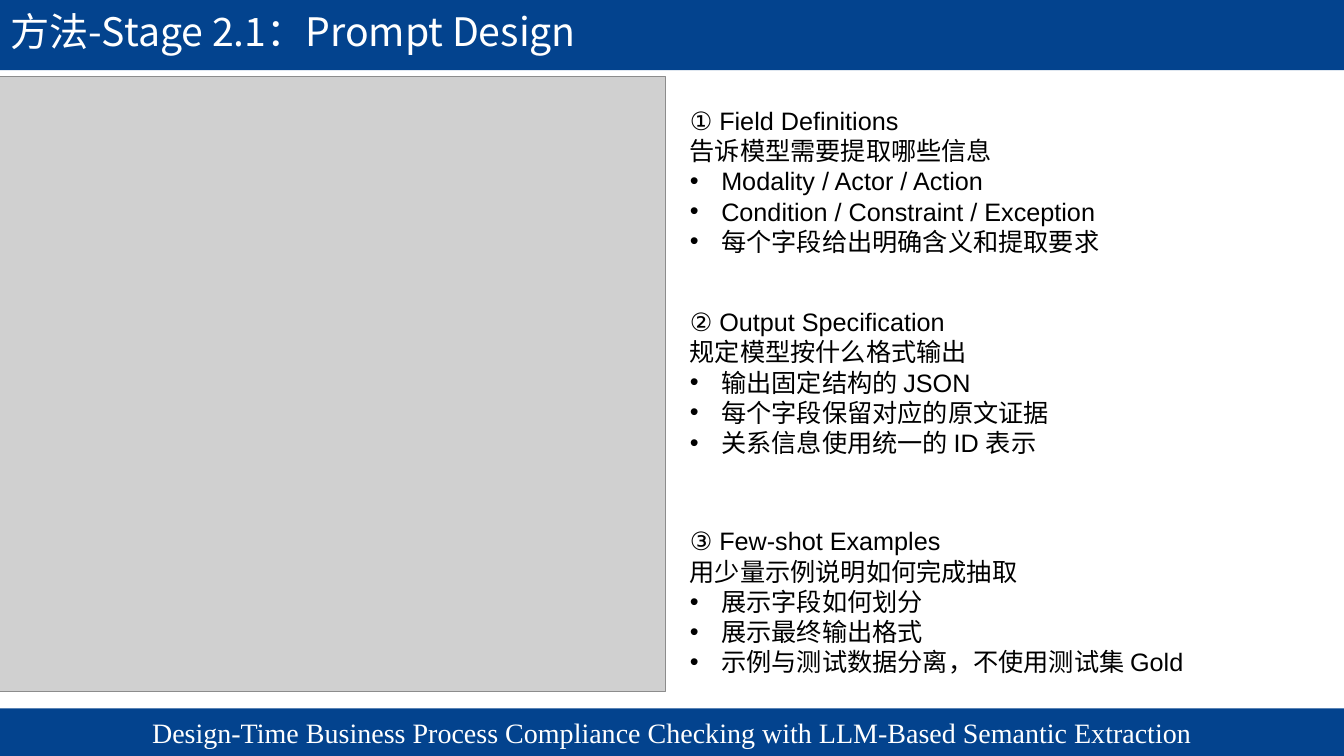
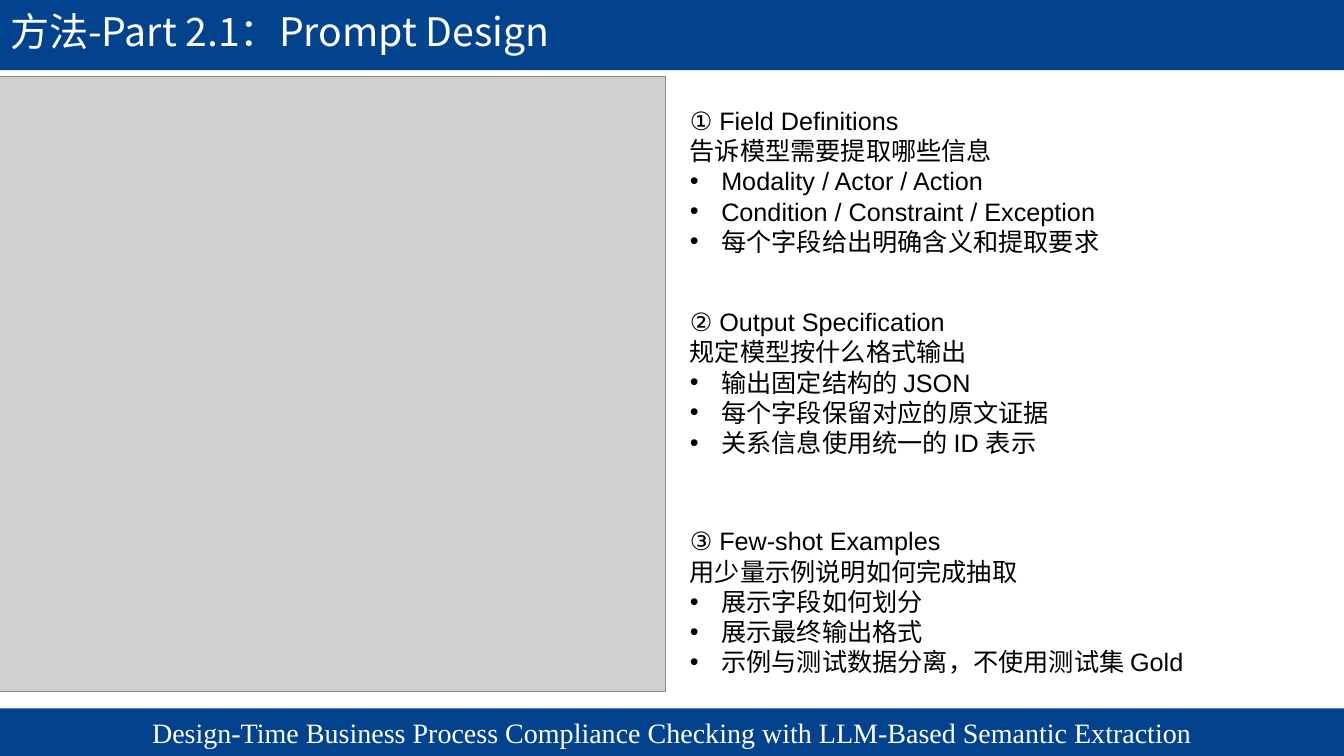
Before and after one commit to chaos-66/LLM4BPC, a slide deck: slide 9 of formal_experiment/paper/presentations/LLM4BPC_Semantic_Extraction_Revised.pptx. Drawn at 1344x756 pixels with LibreOffice and Linux fonts; fonts in the diff are those of the drawing; grey boxes stand for pictures; background and template pictures are left out. Boxes give left, top, right and bottom in pixels: in the first picture for what was removed or moved away, otherwise in the second. Text is boxed around its words. In the diff, an @@ line names an element or a change of style, - is before the commit and + after.

Commit message:
PW3/PW5 checkpoint: unify Part names and verify parallel inputs

```diff
--- a/formal_experiment/paper/presentations/LLM4BPC_Semantic_Extraction_Revised.pptx
+++ b/formal_experiment/paper/presentations/LLM4BPC_Semantic_Extraction_Revised.pptx
@@ title at [10, 13, 550, 56]: text changed @@
-方法-Stage 2.1：Prompt Design
+方法-Part 2.1：Prompt Design
```
Also in this commit, not shown: 19 other slides changed, 53 other files.
